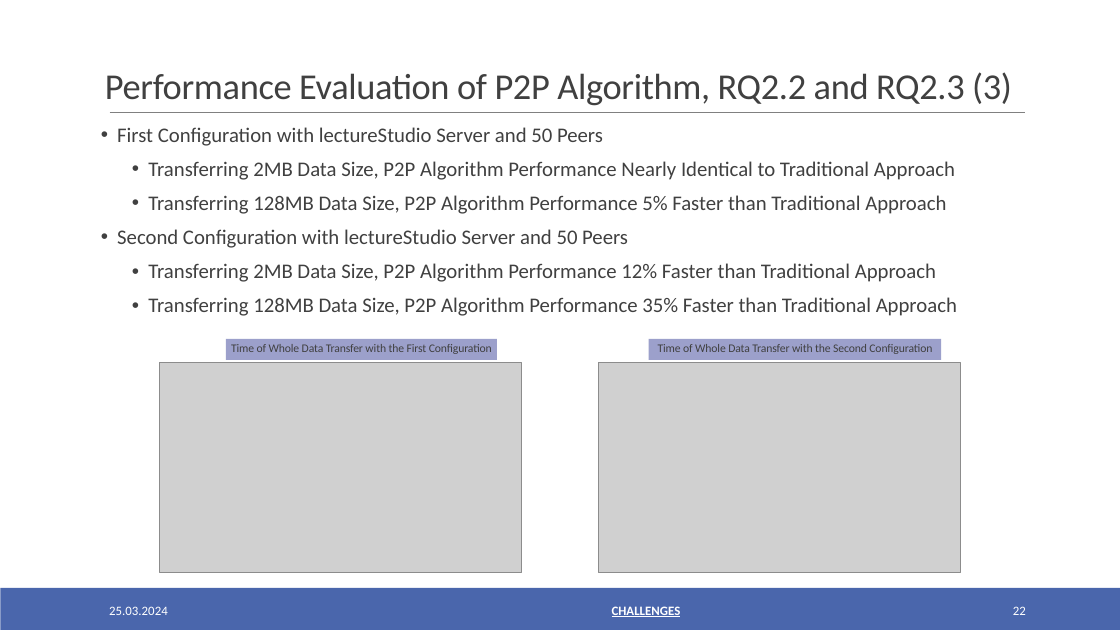
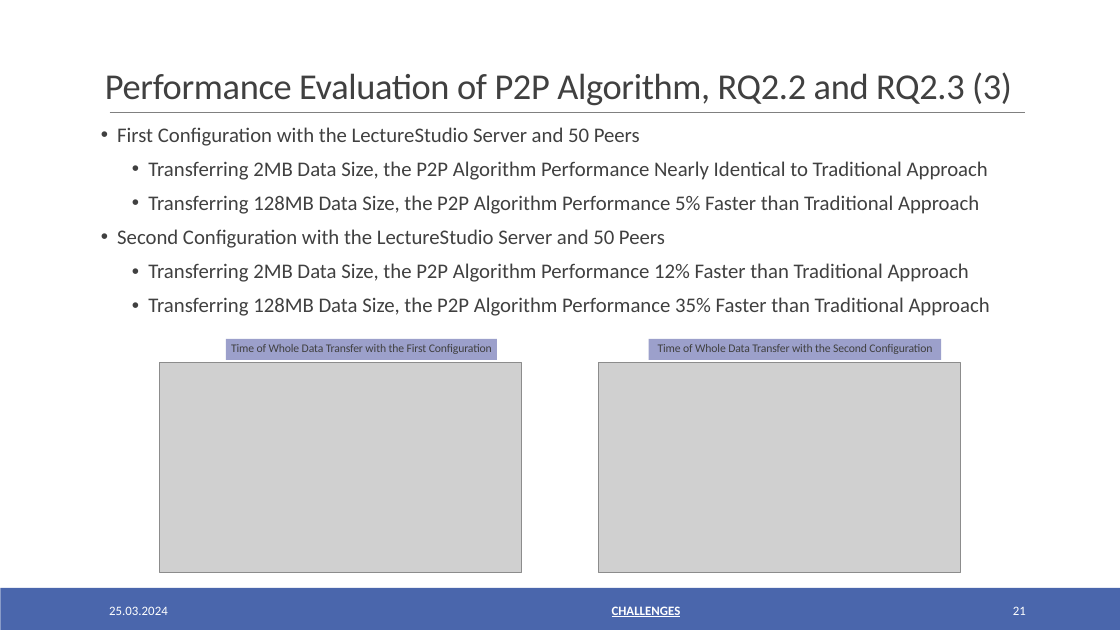
Before and after one commit to oezcankaraca/abschlussvortrag, a slide deck: slide 21 of Abschlussvortrag.pptx (slide 22 before the commit). Drawn at 1120x630 pixels with LibreOffice and Linux fonts; fonts in the diff are those of the drawing; grey boxes stand for pictures. Boxes give left, top, right and bottom in pixels: in the first picture for what was removed or moved away, otherwise in the second. Text is boxed around its words. In the diff, an @@ line names an element or a change of style, - is before the commit and + after.

```diff
--- a/Abschlussvortrag.pptx
+++ b/Abschlussvortrag.pptx
@@ text at <box>117,127,990,316</box>: text changed @@
-• First Configuration with lectureStudio Server and 50 Peers
-  • Transferring 2MB Data Size, P2P Algorithm Performance Nearly Identical to Traditional Approach
-  • Transferring 128MB Data Size, P2P Algorithm Performance 5% Faster than Traditional Approach
-• Second Configuration with lectureStudio Server and 50 Peers
-  • Transferring 2MB Data Size, P2P Algorithm Performance 12% Faster than Traditional Approach
-  • Transferring 128MB Data Size, P2P Algorithm Performance 35% Faster than Traditional Approach
+• First Configuration with the LectureStudio Server and 50 Peers
+  • Transferring 2MB Data Size, the P2P Algorithm Performance Nearly Identical to Traditional Approach
+  • Transferring 128MB Data Size, the P2P Algorithm Performance 5% Faster than Traditional Approach
+• Second Configuration with the LectureStudio Server and 50 Peers
+  • Transferring 2MB Data Size, the P2P Algorithm Performance 12% Faster than Traditional Approach
+  • Transferring 128MB Data Size, the P2P Algorithm Performance 35% Faster than Traditional Approach
@@ page number at <box>1013,606,1026,615</box>: text changed @@
-22
+21
```
Also in this commit, not shown: 14 other slides changed, 1 slide removed, 3 other files.
